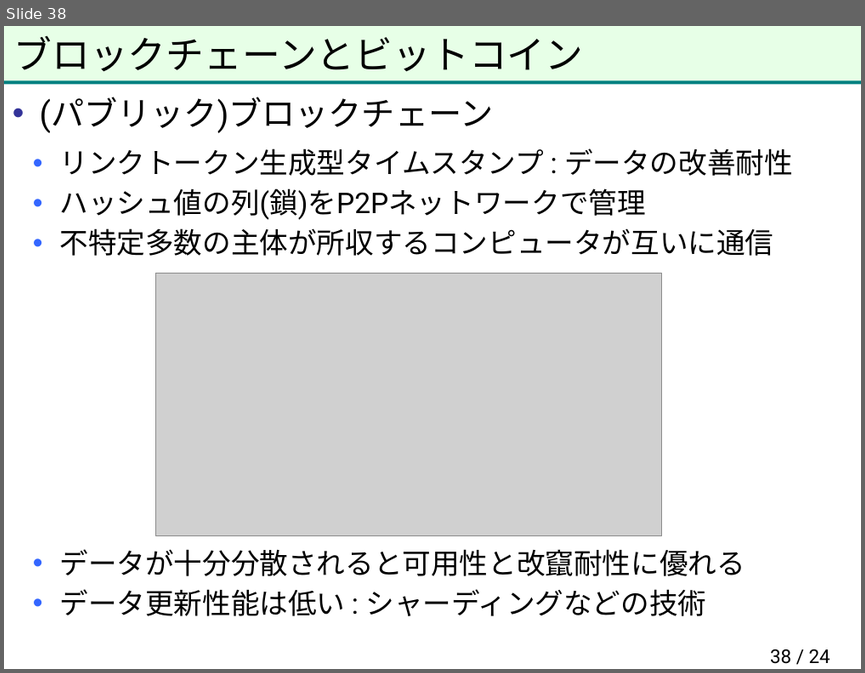
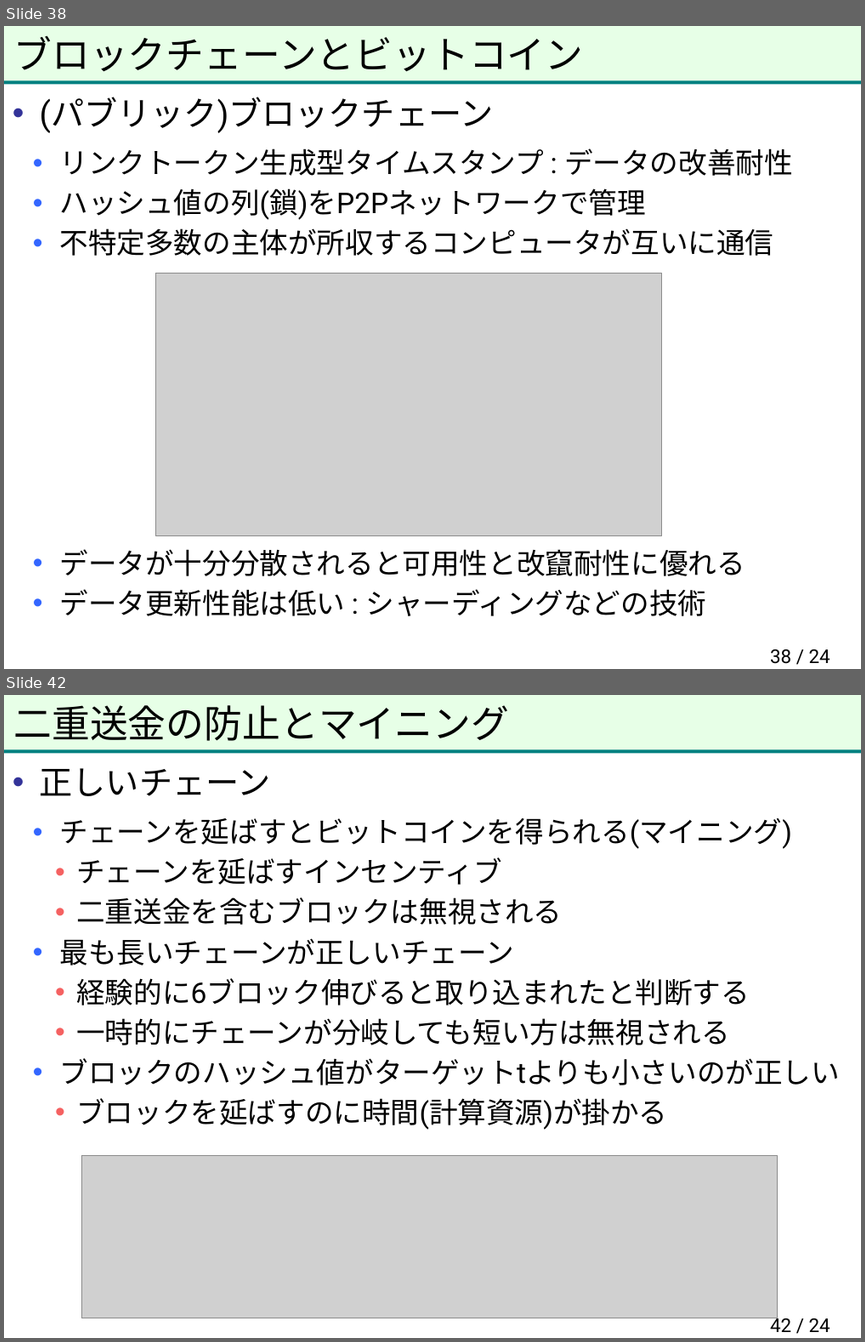
Before and after one commit to herumi/anninbon, a slide deck: lec/anninbon7.pptx. Shown one above the other, each under a label of ours: slide 38 before the commit, slides 38 and 42 after it; the slides between them are not shown. The pictures are 865x673 and 865x1342 pixels, drawn with LibreOffice and Linux fonts; fonts in the diff are those of the drawing; grey boxes stand for pictures; background and template pictures are left out. Boxes give left, top, right and bottom in pixels: in the first picture for what was removed or moved away, otherwise in the second. Text is boxed around its words. In the diff, an @@ line names an element or a change of style, - is before the commit and + after.

Commit message:
add pki

```diff
--- a/lec/anninbon7.pptx
+++ b/lec/anninbon7.pptx
@@ slide 42 added at [4, 695, 861, 1338], background #FFFFFF; not listed: 2 template elements that a slide beside it also shows @@
@@ title added at [14, 705, 510, 741], 32 pt, text #000000 @@
+二重送金の防止とマイニング
@@ text added at [40, 768, 840, 1129], 24 pt, text #000000 @@
+• 正しいチェーン
+  • チェーンを延ばすとビットコインを得られる(マイニング)
+    • チェーンを延ばすインセンティブ
+    • 二重送金を含むブロックは無視される
+  • 最も長いチェーンが正しいチェーン
+    • 経験的に6ブロック伸びると取り込まれたと判断する
+    • 一時的にチェーンが分岐しても短い方は無視される
+  • ブロックのハッシュ値がターゲットtよりも小さいのが正しい
+    • ブロックを延ばすのに時間(計算資源)が掛かる
@@ picture added at [82, 1155, 777, 1318] @@
@@ page number added at [770, 1314, 830, 1332], 16 pt, text #000000 @@
+42 / 24
```
Also in this commit, not shown: 1 slide changed, 8 other slides added.
